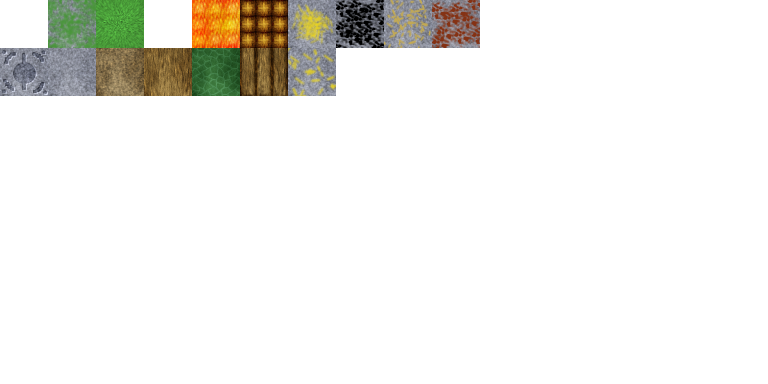
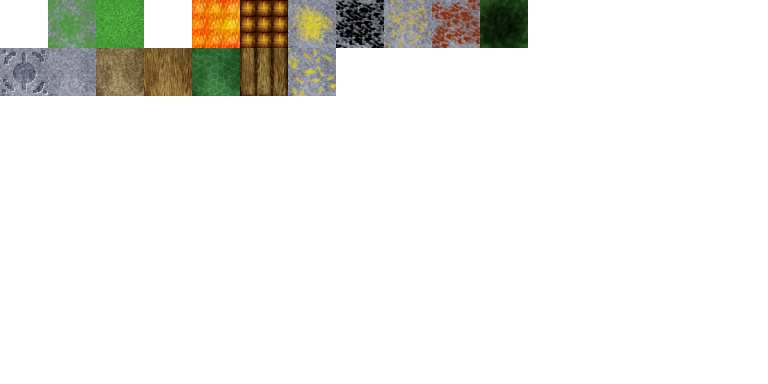
Two versions of the same layered image (768x384). Layer-by-layer changes:
added layer "10 - burnt grass" above "1 - stone top" over [480, 0, 528, 48]
